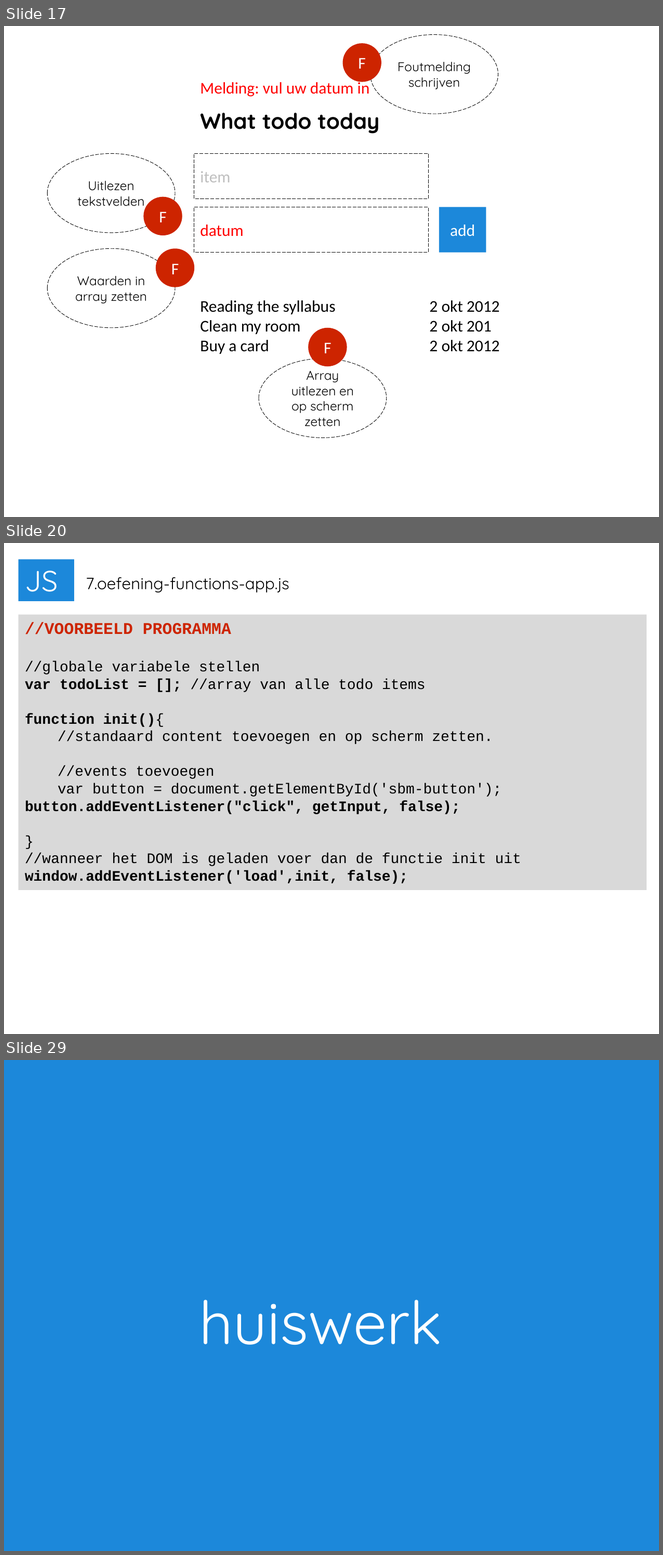
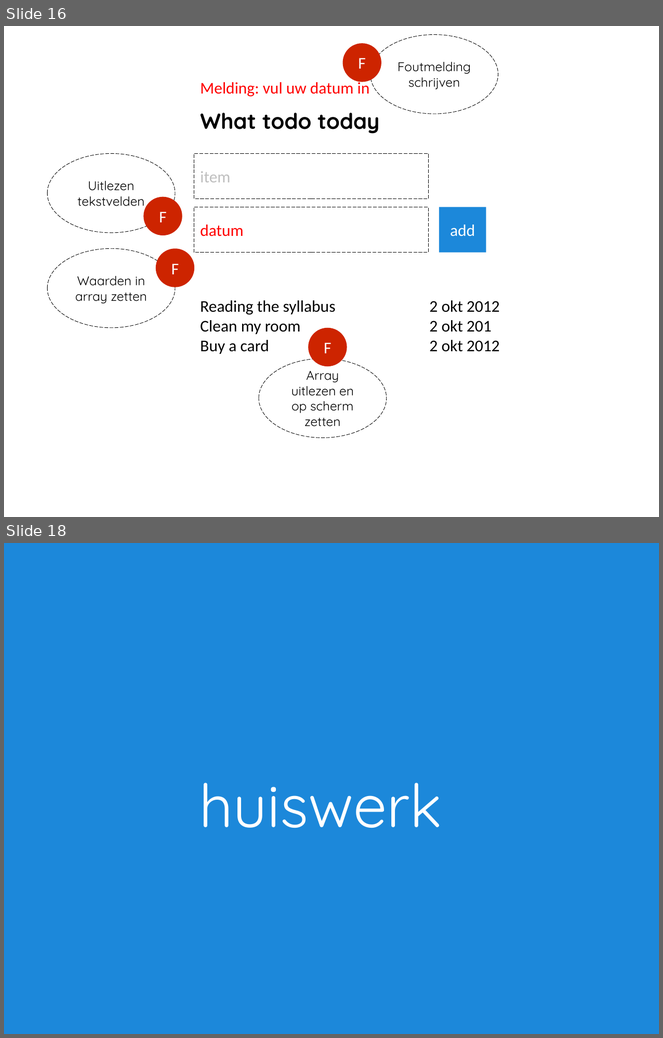
Before and after one commit to Boydbueno/imp01-2014, a slide deck: week7/2014-7-functions-boyd.pptx. Shown one above the other, each under a label of ours: slides 17, 20 and 29 before the commit, slides 16 and 18 after it; the slides between them are not shown. The pictures are 663x1555 and 663x1038 pixels, drawn with LibreOffice and Linux fonts; fonts in the diff are those of the drawing. Boxes give left, top, right and bottom in pixels: in the first picture for what was removed or moved away, otherwise in the second. Text is boxed around its words. In the diff, an @@ line names an element or a change of style, - is before the commit and + after.

```diff
--- a/week7/2014-7-functions-boyd.pptx
+++ b/week7/2014-7-functions-boyd.pptx
@@ slide 20 removed at (4,543,659,1034), background #FFFFFF @@
@@ rectangle removed at (19,560,74,601) @@
-JS
@@ text removed at (86,577,289,593) @@
-7.oefening-functions-app.js
@@ rectangle removed at (19,614,647,890) @@
-//VOORBEELD PROGRAMMA
-//globale variabele stellen
-var todoList = []; //array van alle todo items
-function init(){
-//standaard content toevoegen en op scherm zetten.
-//events toevoegen
-var button = document.getElementById('sbm-button'); button.addEventListener("click", getInput, false);
-}
-//wanneer het DOM is geladen voer dan de functie init uit
-window.addEventListener('load',init, false);
@@ what was slide 17 is now slide 16 @@
@@ what was slide 29 is now slide 18 @@
```
Also in this commit, not shown: 1 slide changed, 10 other slides removed.
